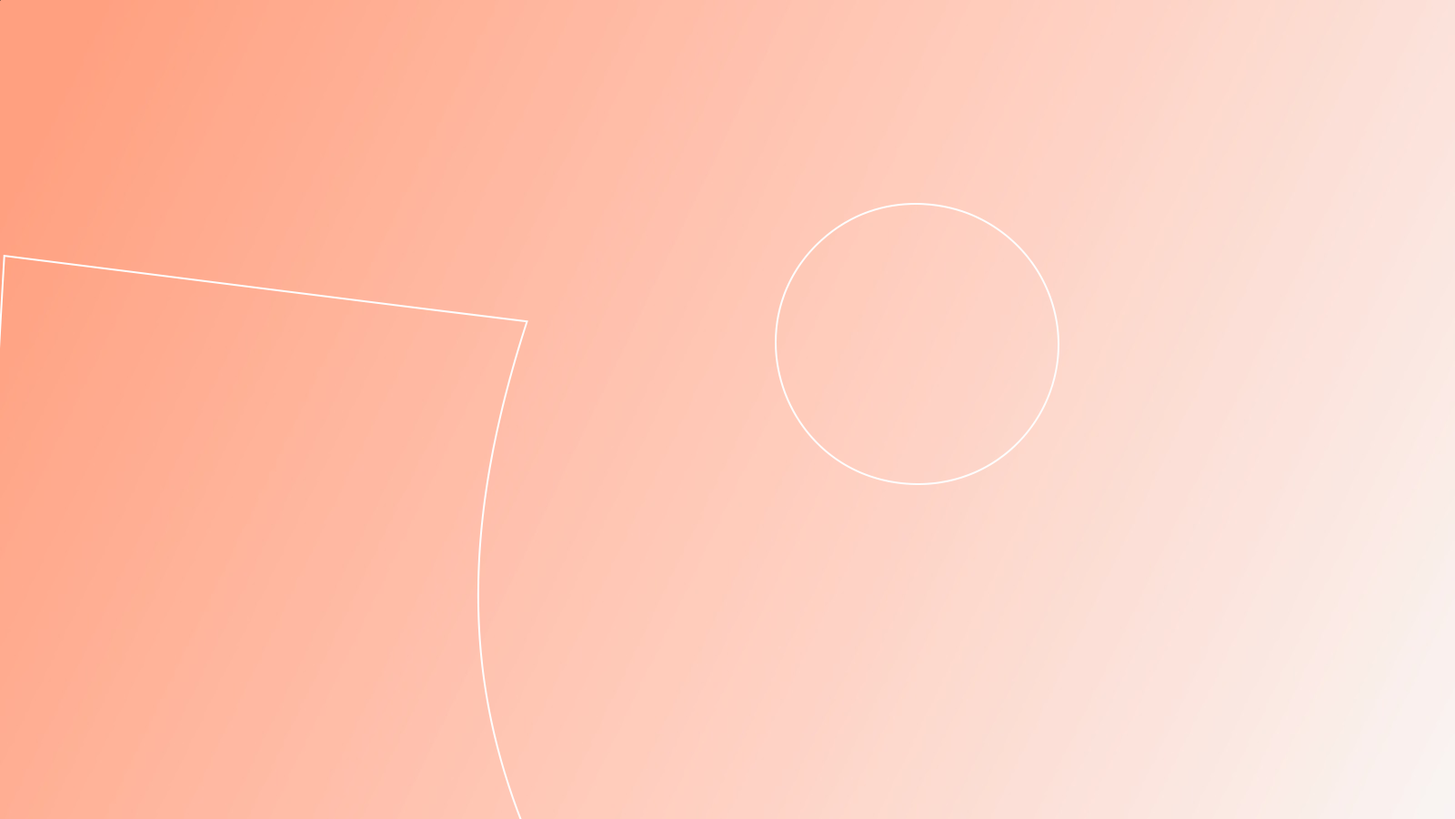
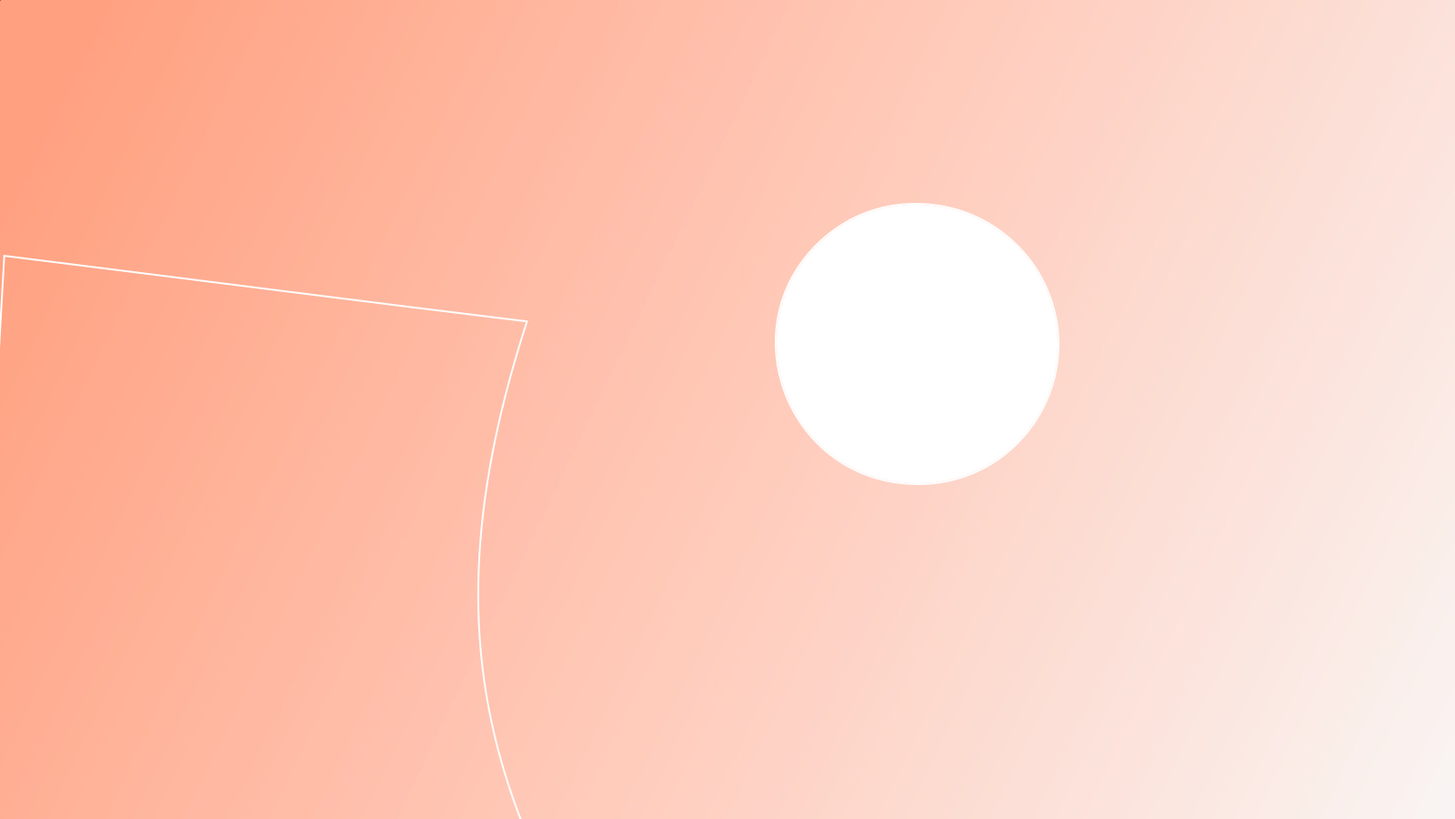
Comparing the layer stacks of the two 1455 x 819 images. Changes:
painted on "Rectángulo 2" over [478, 472, 515, 805]
painted on "Elipse 1" over [776, 204, 1058, 483]
